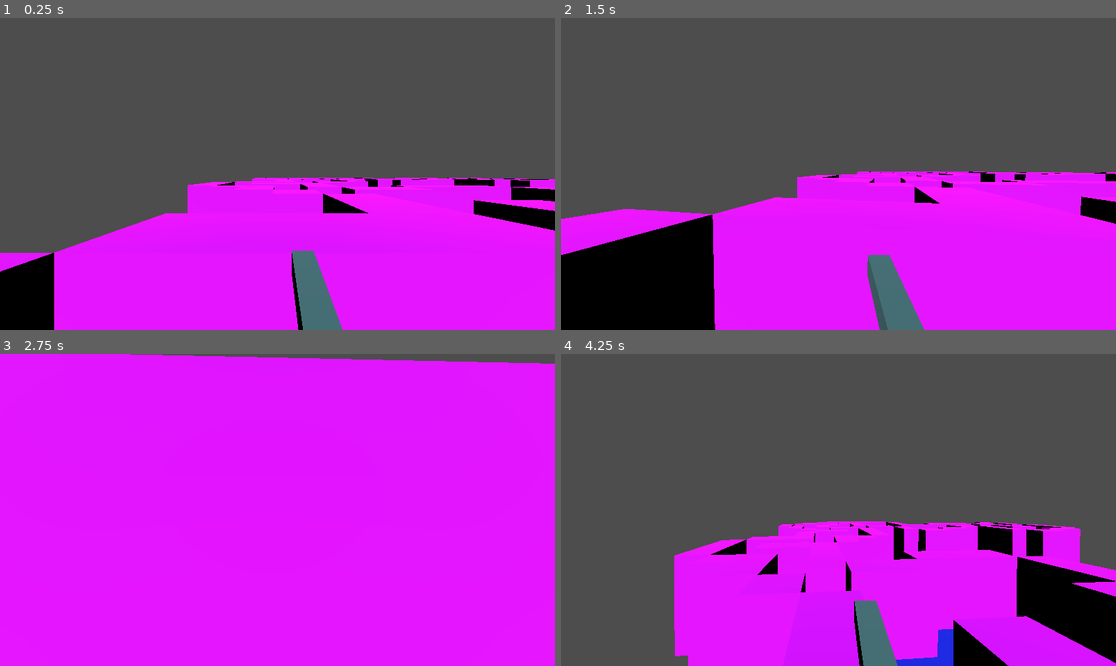
Above: before the commit, frames 1-4 (two rows, left to right).
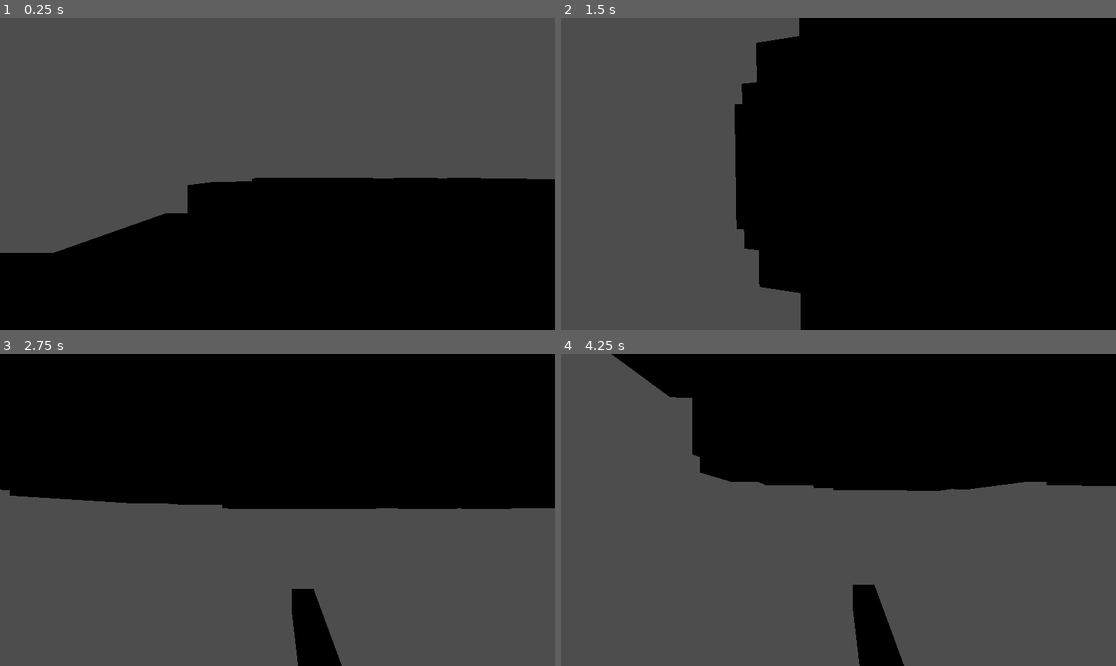
Above: after the commit, the same moments.

Repository: scoutantho/simplictyjam2
Game: Godot game, scene res://Scenes/game.tscn
Two runs of this game, one before a commit and one after it. Both use one fixed random seed, a clock stepped at 60 frames per second and the inputs below.
Inputs (mouse positions are in pixels of both pictures, inside the frame that each line leads up to):
- Up to frame 1 (0.25 s): no input
- Up to frame 2 (1.5 s): move the mouse to (866, 174) at 0.52 s; hold W (move_up) 0.53-1.28 s; hold Right mouse button (right_click) 0.53-1.28 s; tap Space (move_jump) at 0.77 s; move the mouse to (727, 189) at 1.27 s; hold S (move_down) from 1.28 s (still down); right-click (727, 189) at 1.35 s
- Up to frame 3 (2.75 s): tap Space (move_jump) at 1.52 s; move the mouse to (288, 503) at 2.02 s; release S (move_down) at 2.03 s; hold W (move_up) from 2.03 s (still down); hold Right mouse button (right_click) from 2.03 s (still down)
- Up to frame 4 (4.25 s): keep holding W (move_up); move the mouse to (810, 572) at 2.77 s; release Right mouse button (right_click) at 2.78 s; right-click (810, 572) at 2.85 s; tap Space (move_jump) at 3.02, 3.77 s; move the mouse to (877, 513) at 3.52 s; hold Right mouse button (right_click) from 3.53 s (still down)

The runs differ from the first frame. In frame 1, 38% of the frame differs, in the area x 0-100%, y 51-100%; in frame 2, 78%; in frame 3, 100%, in the area x 0-100%, y 0-100%; in frame 4, 68%.

Commit message:
Add collision layers for player and walls, and adjust light visibility in game scenes

Diff:
--- a/Scenes/Tiles.tscn
+++ b/Scenes/Tiles.tscn
@@ -21,6 +21,7 @@
 surface_material_override/0 = SubResource("StandardMaterial3D_k4asv")
 
 [node name="StaticBody3D" type="StaticBody3D" parent="MeshInstance3D"]
+collision_layer = 2
 physics_material_override = SubResource("PhysicsMaterial_q36dh")
 
 [node name="CollisionShape3D" type="CollisionShape3D" parent="MeshInstance3D/StaticBody3D"]
@@ -31,6 +32,7 @@
 surface_material_override/0 = SubResource("StandardMaterial3D_o3wuh")
 
 [node name="StaticBody3D" type="StaticBody3D" parent="wall"]
+collision_layer = 2
 physics_material_override = SubResource("PhysicsMaterial_q36dh")
 
 [node name="CollisionShape3D" type="CollisionShape3D" parent="wall/StaticBody3D"]
--- a/Scenes/game.tscn
+++ b/Scenes/game.tscn
@@ -16,9 +16,12 @@
 [node name="GridMap" type="GridMap" parent="."]
 mesh_library = ExtResource("2_8mkj7")
 cell_size = Vector3(1, 1, 1)
+collision_layer = 2
 
 [node name="DirectionalLight3D" type="DirectionalLight3D" parent="."]
 transform = Transform3D(1, 0, 0, 0, 0.258819, 0.965926, 0, -0.965926, 0.258819, 0, 10.7493, 0)
+visible = false
 
 [node name="DirectionalLight3D2" type="DirectionalLight3D" parent="."]
 transform = Transform3D(1, 0, 0, 0, 0.866025, -0.5, 0, 0.5, 0.866025, 0, -5.2507, 31)
+visible = false
--- a/project.godot
+++ b/project.godot
@@ -57,6 +57,11 @@
 ]
 }
 
+[layer_names]
+
+3d_physics/layer_1="Player"
+3d_physics/layer_2="Wall"
+
 [rendering]
 
 renderer/rendering_method="gl_compatibility"
Not shown: 4 places in MeshLibraries/TileMesh.tres that only renumber resources
